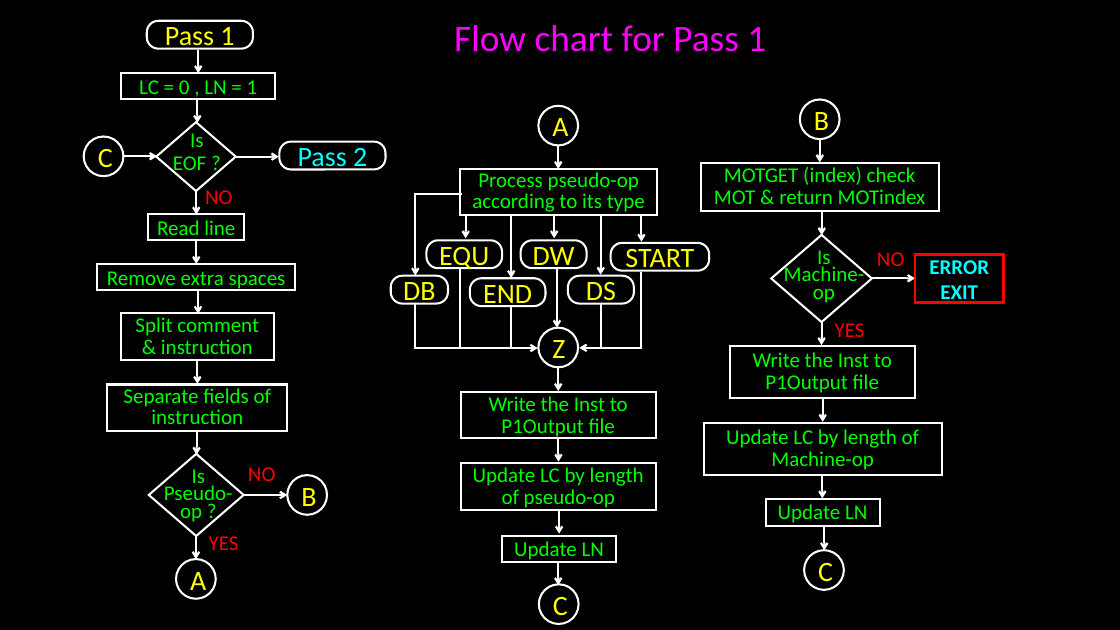
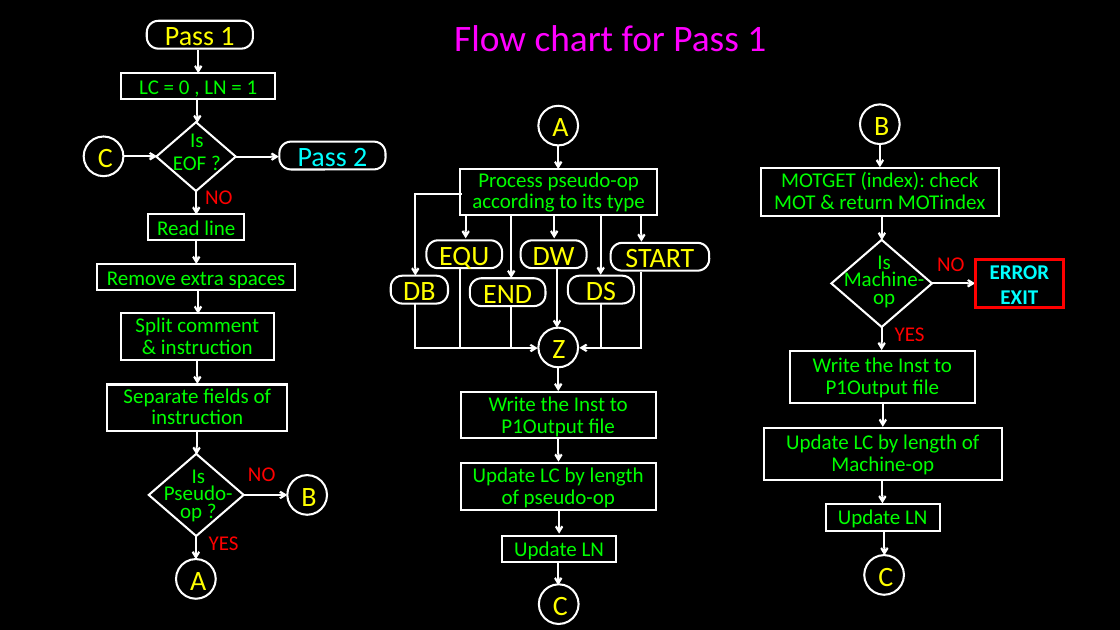
Before and after one commit to bondeabhijeet/8085, a slide deck: slide 2 of Pass 1 8085.pptx. Drawn at 1120x630 pixels with LibreOffice and Linux fonts; fonts in the diff are those of the drawing. Boxes give left, top, right and bottom in pixels: in the first picture for what was removed or moved away, otherwise in the second. Text is boxed around its words. In the diff, an @@ line names an element or a change of style, - is before the commit and + after.

```diff
--- a/Pass 1 8085.pptx
+++ b/Pass 1 8085.pptx
@@ text in rectangle at (774, 172, 986, 216): text changed @@
-MOTGET (index) check MOT & return MOTindex
+MOTGET (index): check MOT & return MOTindex
@@ 7 arrows, 5 rectangles, 3 texts, 2 ellipses, 1 diamond: place and size @@
-7 arrows, 5 rectangles, 3 texts, 2 ellipses, 1 diamond at (701, 99, 1003, 590)
+7 arrows, 5 rectangles, 3 texts, 2 ellipses, 1 diamond at (761, 104, 1064, 595)
```
Also in this commit, not shown: 5 other slides changed, 3 slides added, 1 other file.
